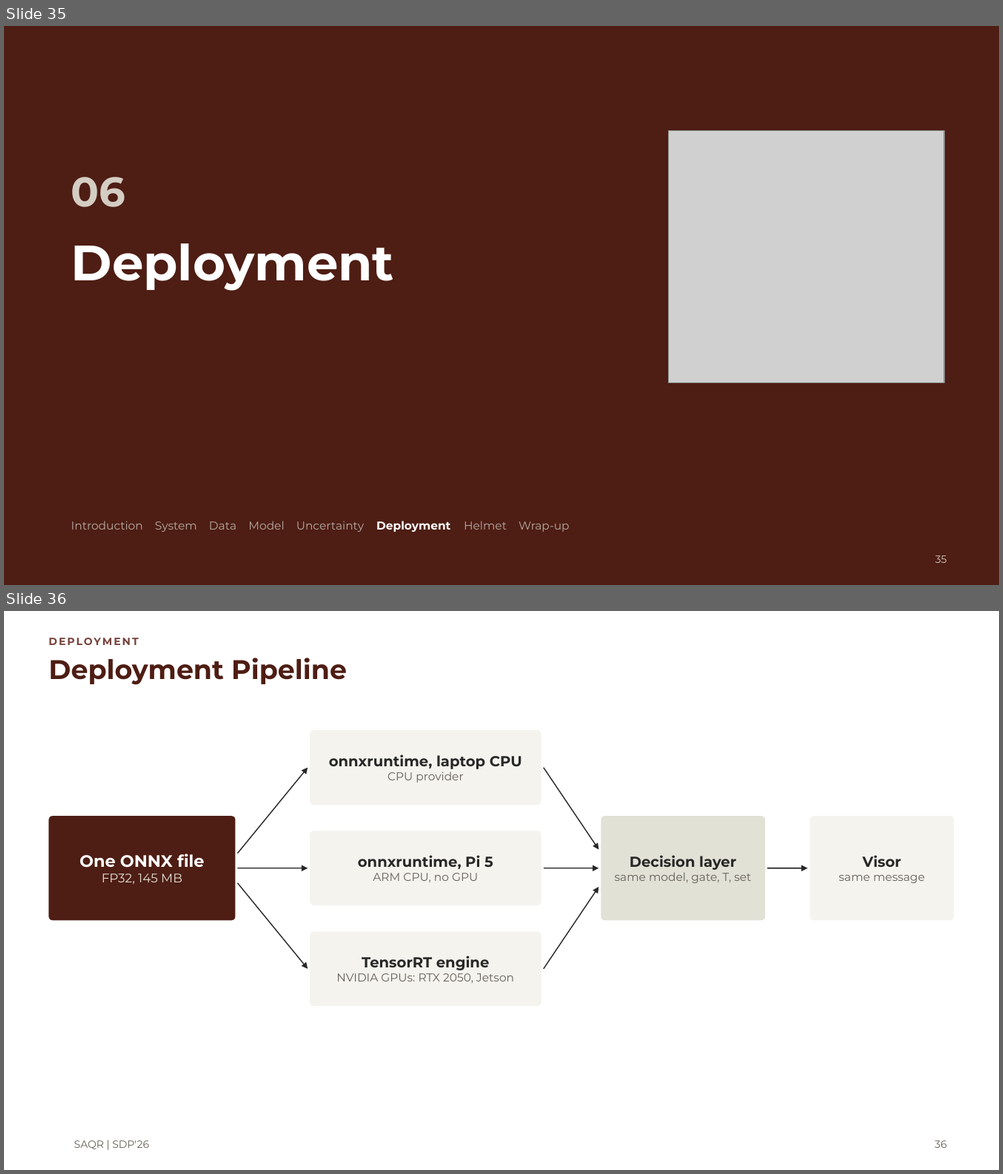
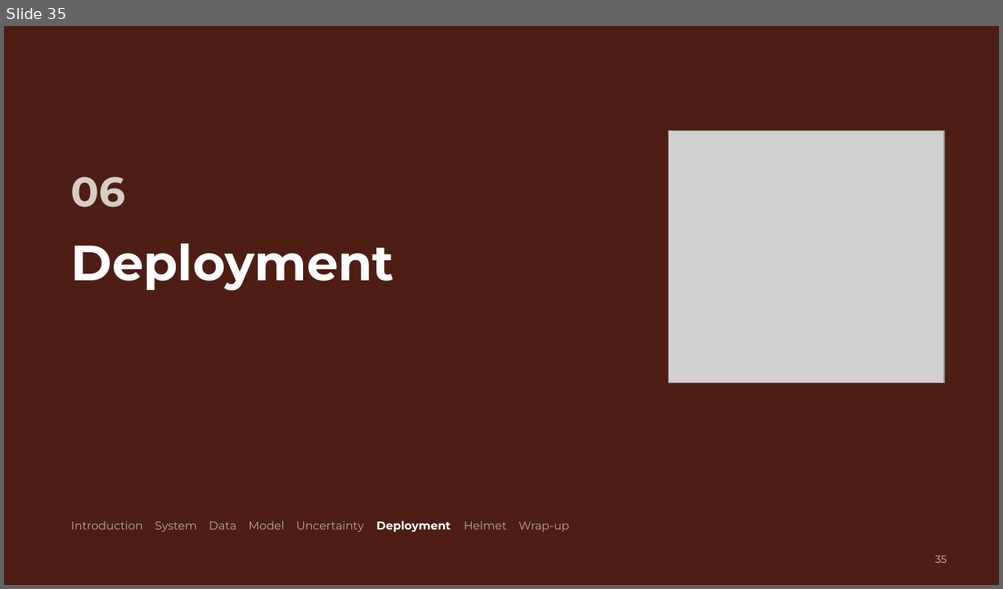
Before and after one commit to MASAR-AUS/SAQR, a slide deck: SAQR CMP490 Presentation.pptx. Shown one above the other, each under a label of ours: slides 35 and 36 before the commit, slide 35 after it. The pictures are 1003x1174 and 1003x589 pixels, drawn with LibreOffice and Linux fonts; fonts in the diff are those of the drawing; grey boxes stand for pictures; background and template pictures are left out. Boxes give left, top, right and bottom in pixels: in the first picture for what was removed or moved away, otherwise in the second. Text is boxed around its words. In the diff, an @@ line names an element or a change of style, - is before the commit and + after.

Commit message:
new onnx slides

```diff
--- a/SAQR CMP490 Presentation.pptx
+++ b/SAQR CMP490 Presentation.pptx
@@ slide 36 removed at bbox=[4, 611, 999, 1170], background #FFFFFF @@
@@ text removed at bbox=[48, 638, 138, 645] @@
-DEPLOYMENT
@@ title removed at bbox=[48, 658, 347, 685] @@
-Deployment Pipeline
@@ rounded rectangle removed at bbox=[310, 730, 541, 805] @@
-onnxruntime, laptop CPU
-CPU provider
@@ arrow removed from (238, 854) to (307, 768) @@
@@ arrow removed from (543, 768) to (599, 850) @@
@@ rounded rectangle removed at bbox=[48, 816, 236, 920] @@
-One ONNX file
-FP32, 145 MB
@@ rounded rectangle removed at bbox=[310, 831, 541, 906] @@
-onnxruntime, Pi 5
-ARM CPU, no GPU
@@ rounded rectangle removed at bbox=[601, 816, 765, 920] @@
-Decision layer
-same model, gate, T, set
@@ rounded rectangle removed at bbox=[810, 816, 954, 920] @@
-Visor
-same message
@@ arrow removed from (238, 869) to (307, 869) @@
@@ arrow removed from (543, 869) to (599, 869) @@
@@ arrow removed from (767, 869) to (808, 869) @@
@@ arrow removed from (238, 883) to (307, 969) @@
@@ arrow removed from (543, 969) to (599, 887) @@
@@ rounded rectangle removed at bbox=[310, 932, 541, 1006] @@
-TensorRT engine
-NVIDIA GPUs: RTX 2050, Jetson
@@ text removed at bbox=[74, 1141, 149, 1150] @@
-SAQR | SDP'26
@@ page number removed at bbox=[934, 1141, 946, 1148] @@
-36
```
Also in this commit, not shown: 1 slide changed, 3 slides added.
